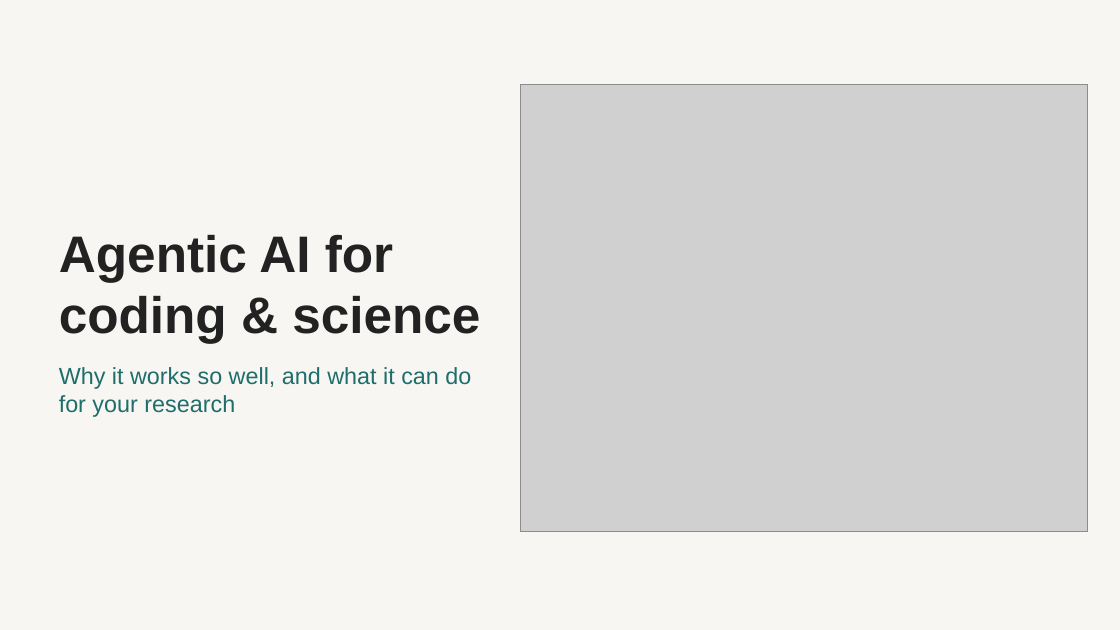
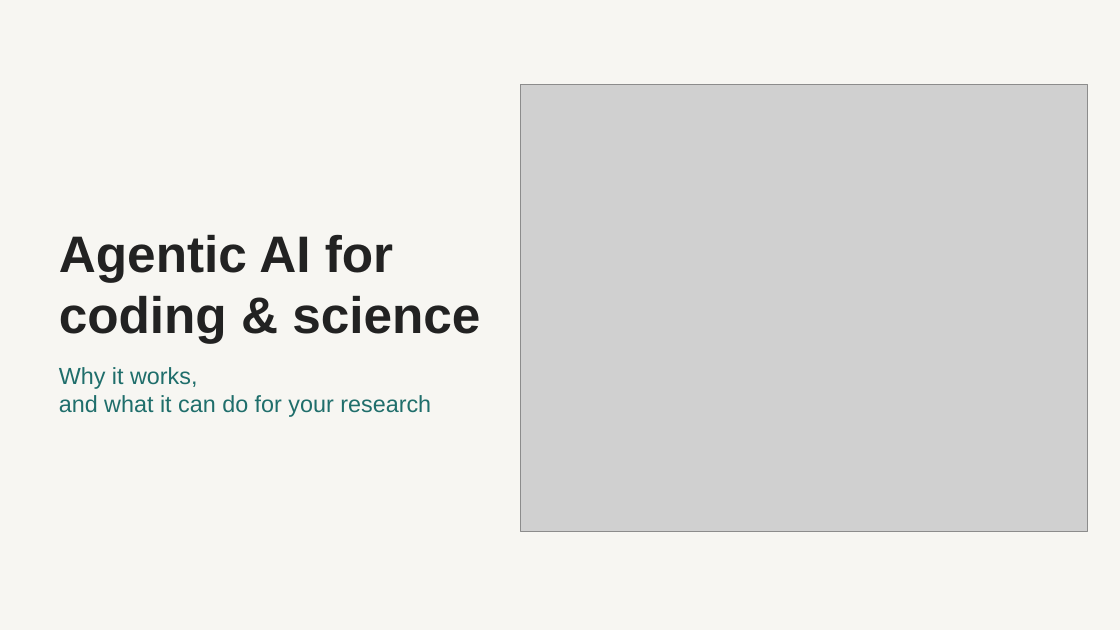
Before and after one commit to luntergroup/health-in-context-agents-workshop, a slide deck: slide 1 of material/intro-slides/reproducible_science.pptx. Drawn at 1120x630 pixels with LibreOffice and Linux fonts; fonts in the diff are those of the drawing; grey boxes stand for pictures. Boxes give left, top, right and bottom in pixels: in the first picture for what was removed or moved away, otherwise in the second. Text is boxed around its words. In the diff, an @@ line names an element or a change of style, - is before the commit and + after.

Commit message:
{GL} tweak two

```diff
--- a/material/intro-slides/reproducible_science.pptx
+++ b/material/intro-slides/reproducible_science.pptx
@@ text at [59, 367, 431, 417]: text changed @@
-Why it works so well, and what it can do for your research
+Why it works,
+and what it can do for your research
```
